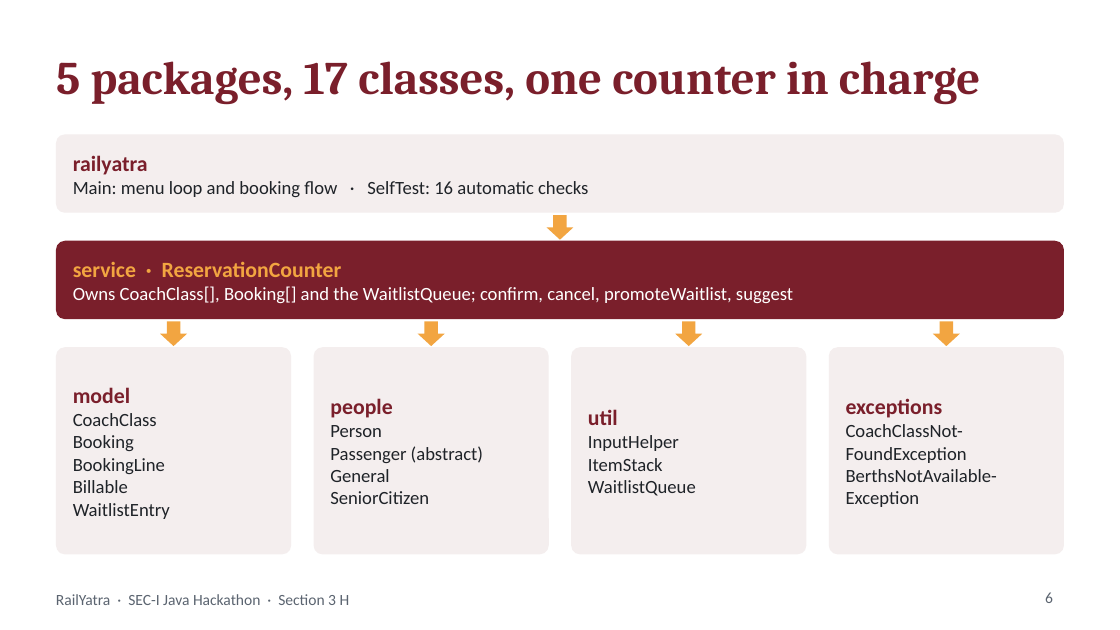
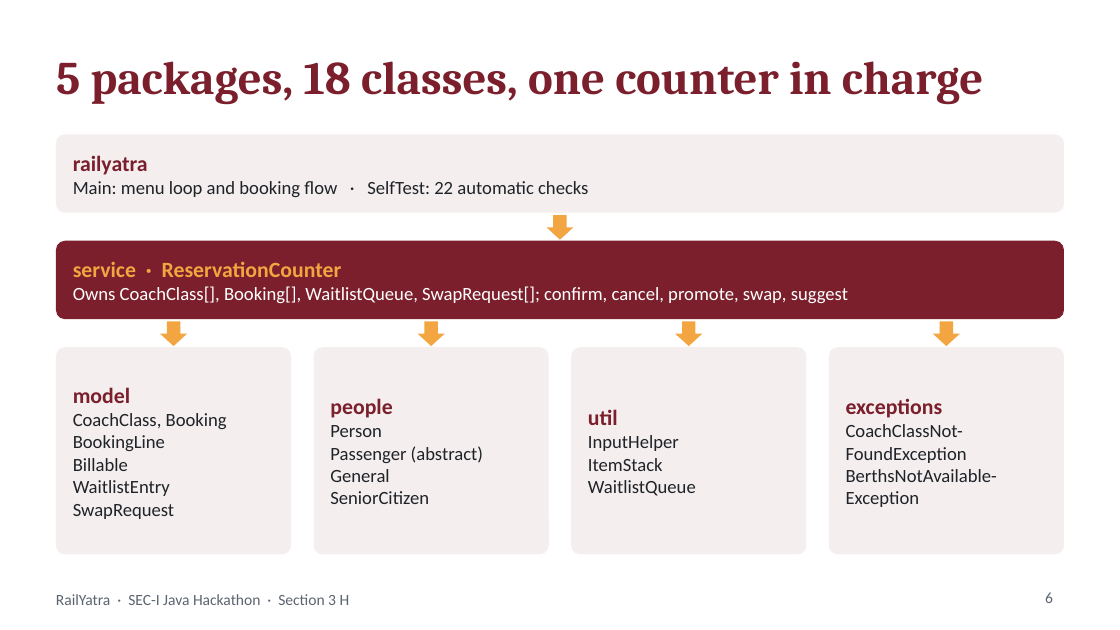
Before and after one commit to pandeylakshya207-max/RailYatra, a slide deck: slide 6 of RailYatra_Presentation.pptx. Drawn at 1120x630 pixels with LibreOffice and Linux fonts; fonts in the diff are those of the drawing. Boxes give left, top, right and bottom in pixels: in the first picture for what was removed or moved away, otherwise in the second. Text is boxed around its words. In the diff, an @@ line names an element or a change of style, - is before the commit and + after.

Commit message:
Add family seating, automatic berth swap, priority waitlist, choose-berth cancel, web app and Render deploy

```diff
--- a/RailYatra_Presentation.pptx
+++ b/RailYatra_Presentation.pptx
@@ title at [56,61,983,104]: text changed @@
-5 packages, 17 classes, one counter in charge
+5 packages, 18 classes, one counter in charge
@@ text at [73,181,588,197]: text changed @@
-Main: menu loop and booking flow · SelfTest: 16 automatic checks
+Main: menu loop and booking flow · SelfTest: 22 automatic checks
@@ text at [73,286,848,303]: text changed @@
-Owns CoachClass[], Booking[] and the WaitlistQueue; confirm, cancel, promoteWaitlist, suggest
+Owns CoachClass[], Booking[], WaitlistQueue, SwapRequest[]; confirm, cancel, promote, swap, suggest
@@ text at [73,413,227,429]: text changed @@
-CoachClass
-Booking
+CoachClass, Booking
@@ text at [73,504,174,519]: paragraph added @@
+SwapRequest
```
Also in this commit, not shown: 5 other slides changed, 18 other files.
